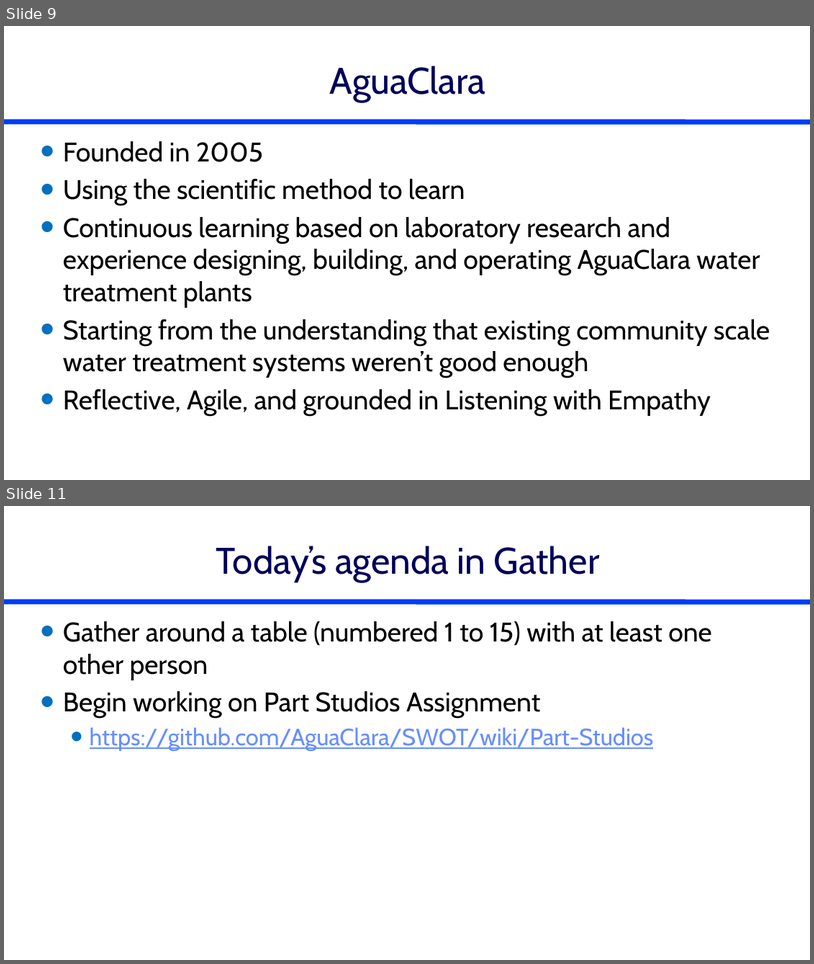
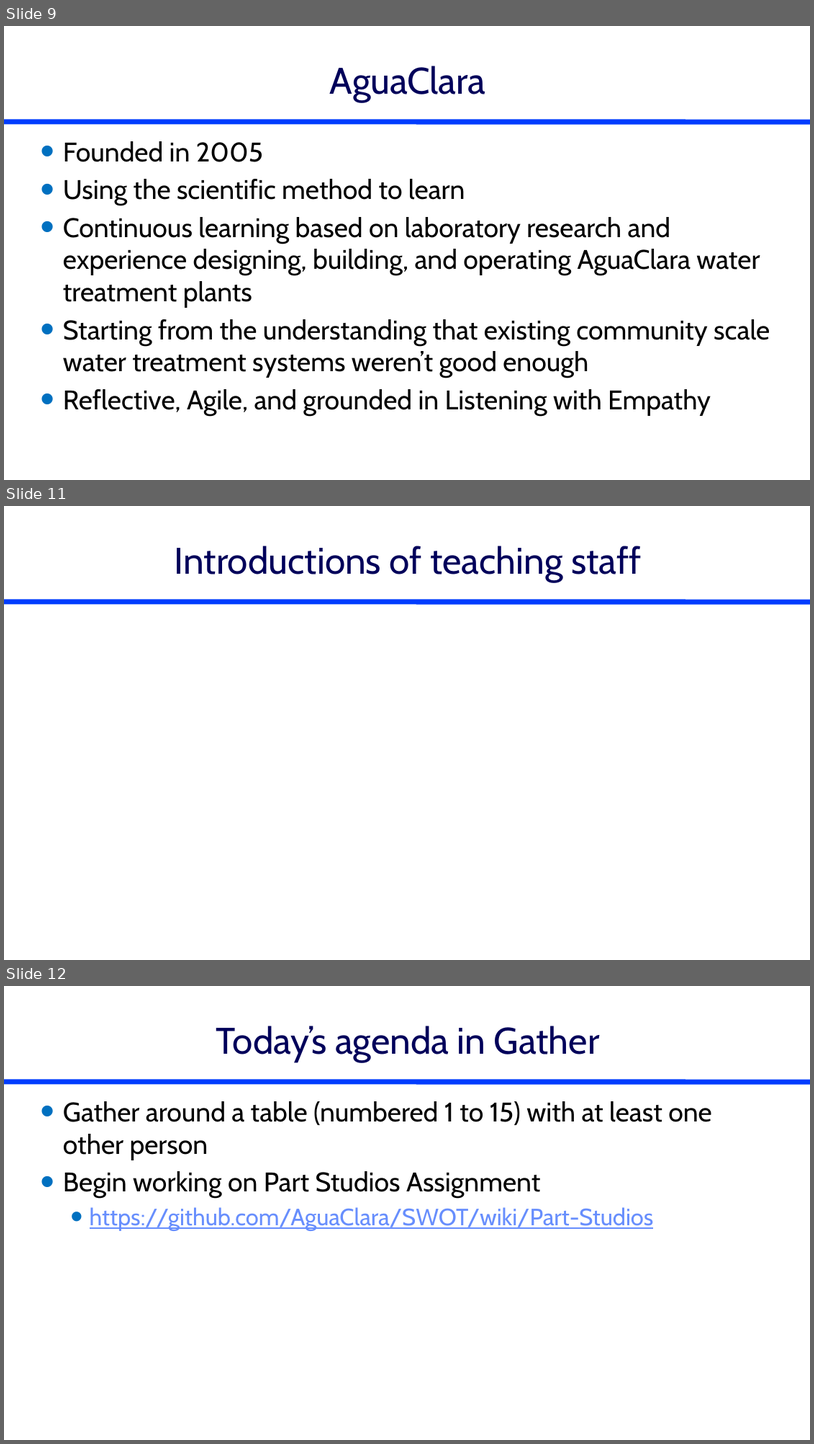
Before and after one commit to monroews/CEE4520Lectures, a slide deck: Discussions/Introduction.pptx. Shown one above the other, each under a label of ours: slides 9 and 11 before the commit, slides 9, 11 and 12 after it; the slides between them are not shown. The pictures are 814x964 and 814x1444 pixels, drawn with LibreOffice and Linux fonts; fonts in the diff are those of the drawing. Boxes give left, top, right and bottom in pixels: in the first picture for what was removed or moved away, otherwise in the second. Text is boxed around its words. In the diff, an @@ line names an element or a change of style, - is before the commit and + after.

```diff
--- a/Discussions/Introduction.pptx
+++ b/Discussions/Introduction.pptx
@@ slide 11 added at bbox=[4, 506, 810, 960], background #FFFFFF; not listed: 1 template element that a slide beside it also shows @@
@@ title added at bbox=[175, 546, 641, 581], 44 pt, text #00005A @@
+Introductions of teaching staff
@@ what was slide 11 is now slide 12 @@
```
